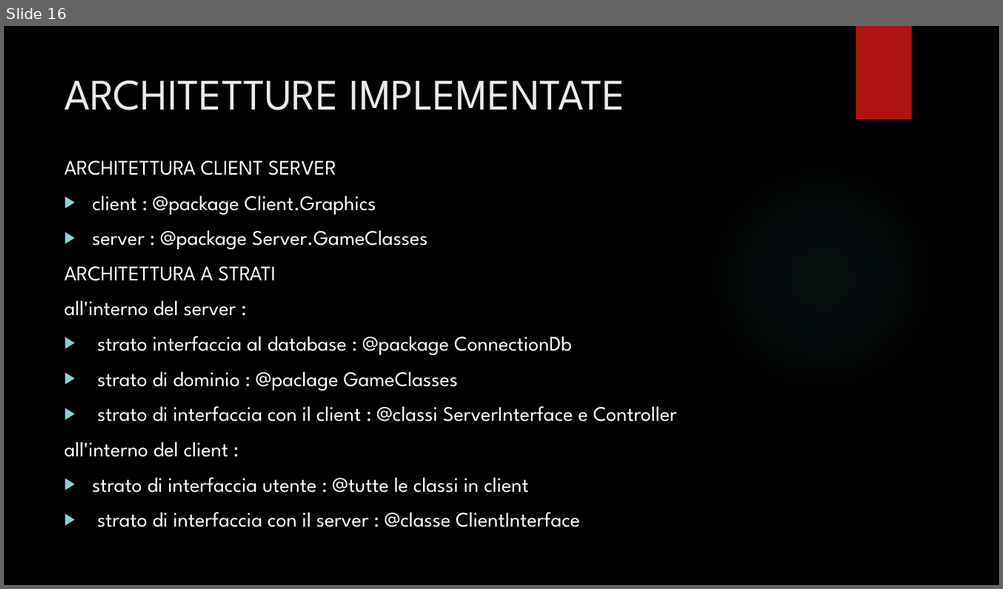
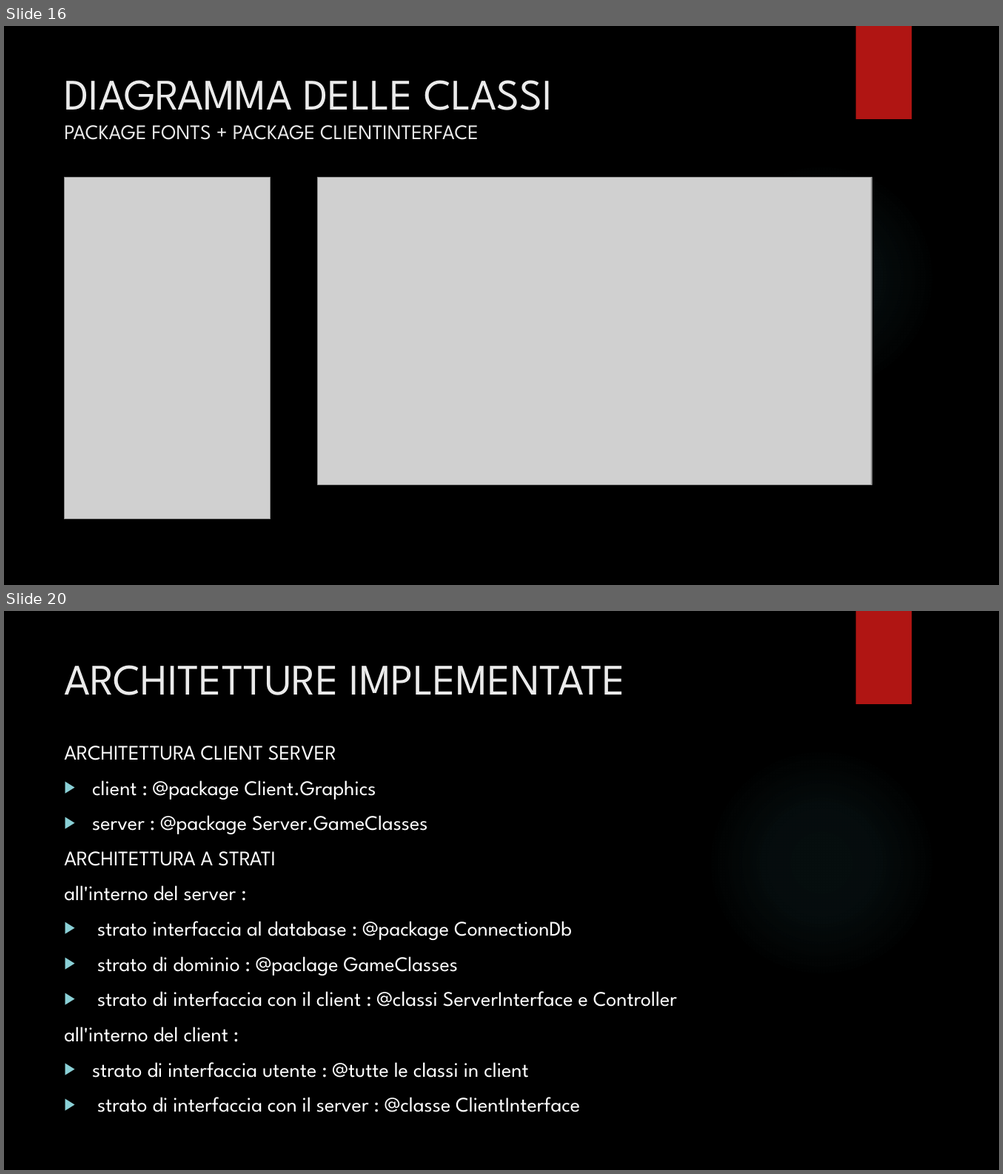
Before and after one commit to simoneminerva96/Progetto-B18, a slide deck: modelliUml/PRESENTAZIONE.pptx. Shown one above the other, each under a label of ours: slide 16 before the commit, slides 16 and 20 after it; the slides between them are not shown. The pictures are 1003x589 and 1003x1174 pixels, drawn with LibreOffice and Linux fonts; fonts in the diff are those of the drawing; grey boxes stand for pictures; background and template pictures are left out. Boxes give left, top, right and bottom in pixels: in the first picture for what was removed or moved away, otherwise in the second. Text is boxed around its words. In the diff, an @@ line names an element or a change of style, - is before the commit and + after.

Commit message:
PRESENTAZIONE AGGIUNTA UML CLIENT

```diff
--- a/modelliUml/PRESENTAZIONE.pptx
+++ b/modelliUml/PRESENTAZIONE.pptx
@@ slide 16 added at (4, 26, 999, 585), background picture (left out); not listed: 2 template elements that a slide beside it also shows @@
@@ title added at (64, 80, 552, 140), 20 pt, text #EBEBEB @@
+DIAGRAMMA DELLE CLASSI
+PACKAGE FONTS + PACKAGE CLIENTINTERFACE
@@ picture added at (65, 178, 270, 520) @@
@@ picture added at (317, 178, 872, 486) @@
@@ what was slide 16 is now slide 20 @@
```
Also in this commit, not shown: 1 slide changed, 3 other slides added, 1 other file.
